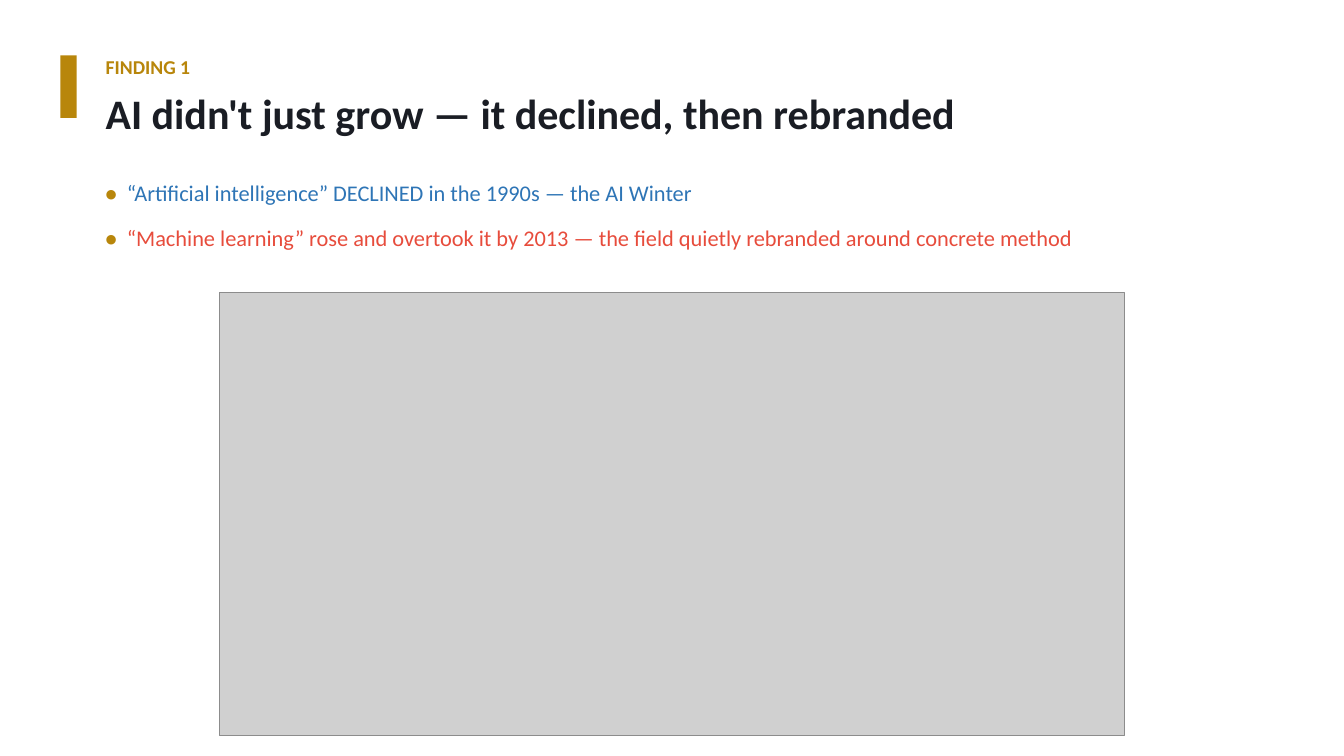
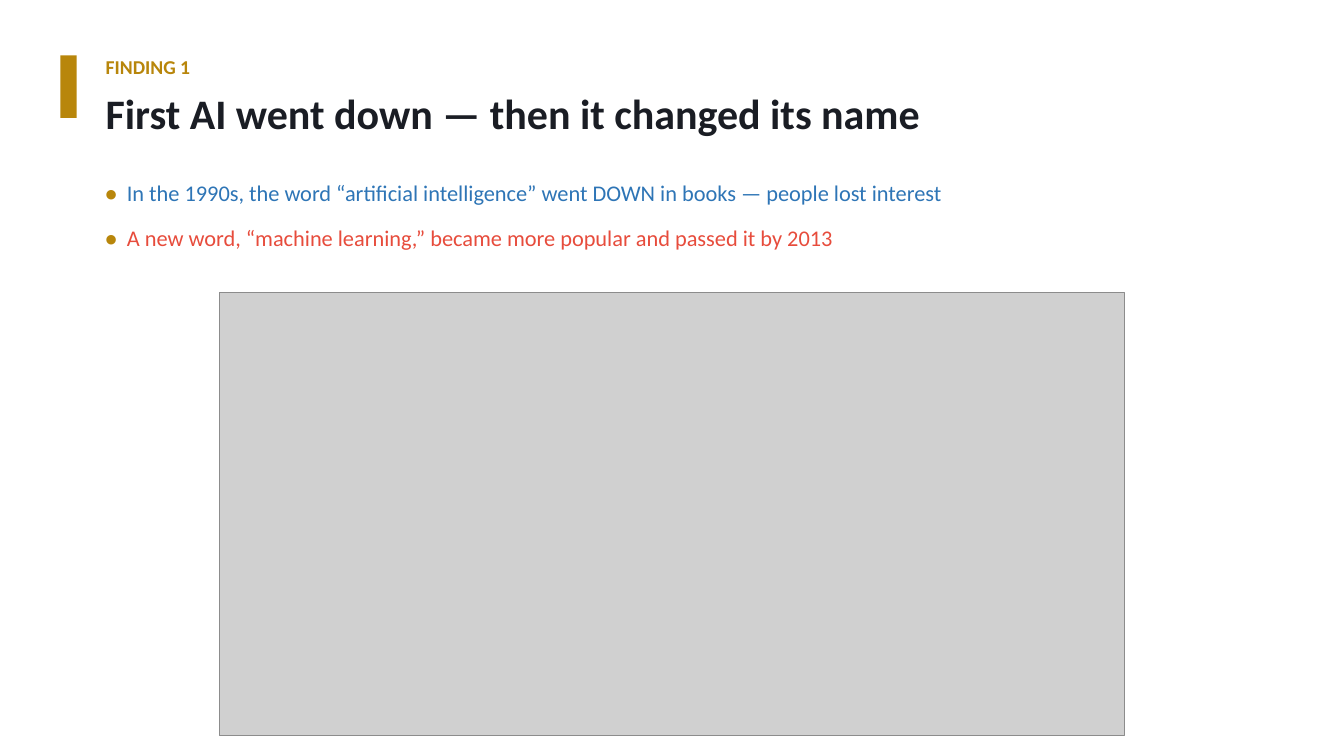
Before and after one commit to Potchara1411/Digital-history-project, a slide deck: slide 3 of ai_discourse_4min.pptx. Drawn at 1344x756 pixels with LibreOffice and Linux fonts; fonts in the diff are those of the drawing; grey boxes stand for pictures. Boxes give left, top, right and bottom in pixels: in the first picture for what was removed or moved away, otherwise in the second. Text is boxed around its words. In the diff, an @@ line names an element or a change of style, - is before the commit and + after.

```diff
--- a/ai_discourse_4min.pptx
+++ b/ai_discourse_4min.pptx
@@ text at box(106, 99, 919, 136): text changed @@
-AI didn't just grow — it declined, then rebranded
+First AI went down — then it changed its name
@@ text at box(127, 185, 942, 250): text changed; text colour #E74C3C to #2E75B6 @@
-• “Artificial intelligence” DECLINED in the 1990s — the AI Winter
-• “Machine learning” rose and overtook it by 2013 — the field quietly rebranded around concrete method
+• In the 1990s, the word “artificial intelligence” went DOWN in books — people lost interest
+• A new word, “machine learning,” became more popular and passed it by 2013
```
Also in this commit, not shown: 6 other slides changed, 2 other files.
